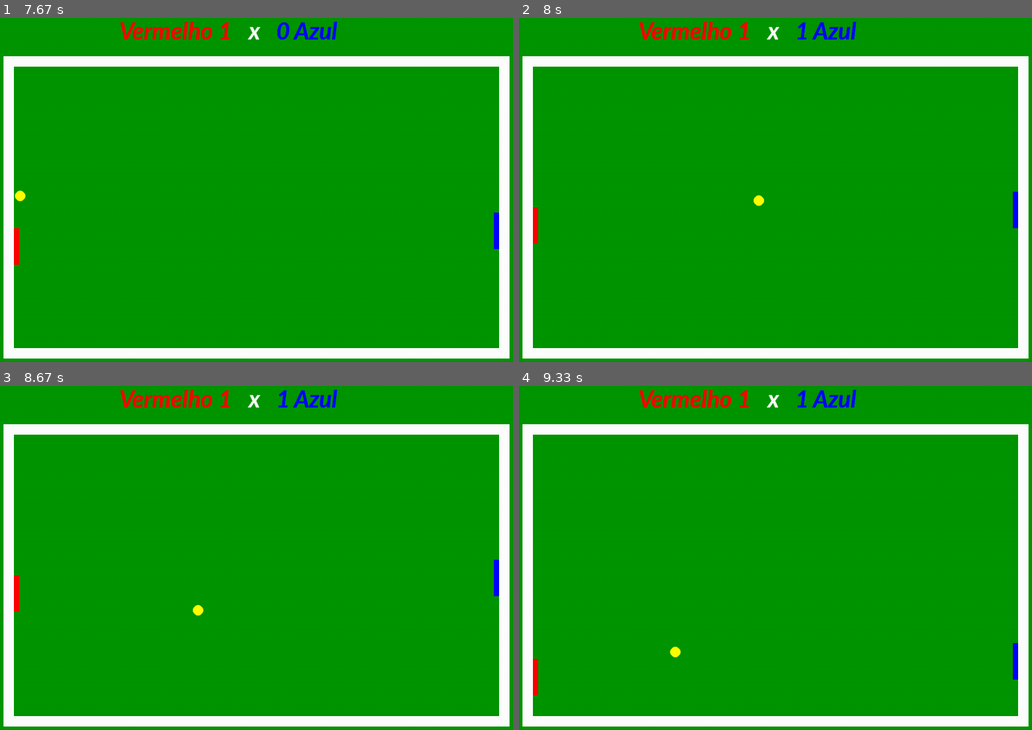
Above: before the commit, frames 1-4 (two rows, left to right).
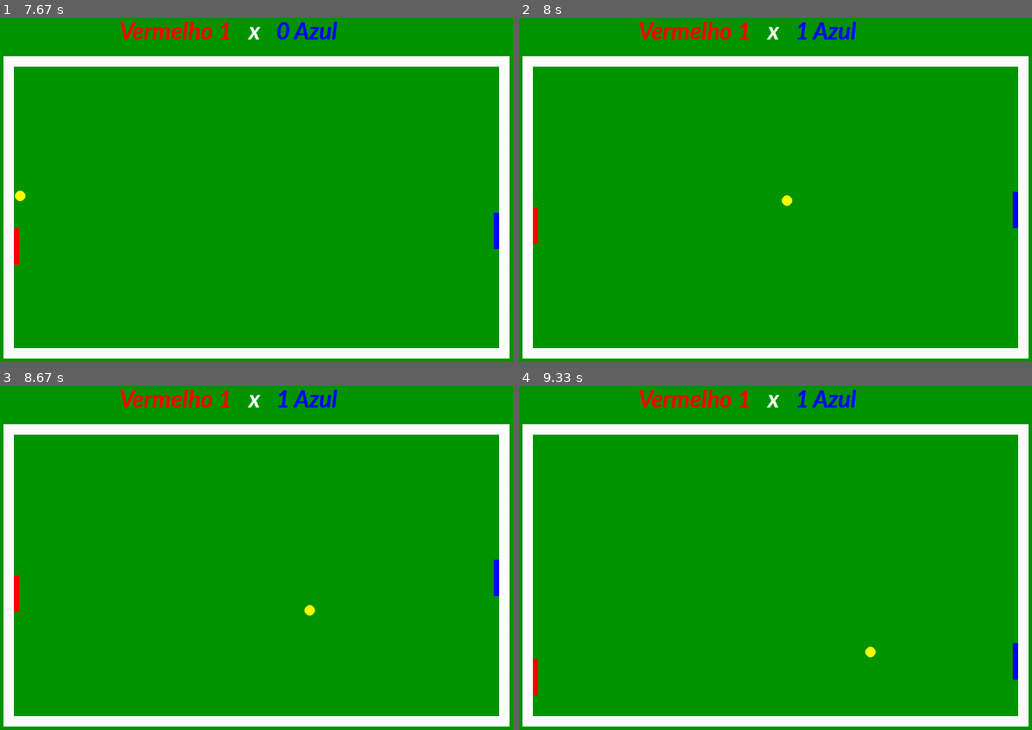
Above: after the commit, the same moments.

Repository: lucaslittig099/LP
Game: pygame game, started from jogo pygame/atv do jogo/main.py
The game is run twice, just before and just after one commit, with the same random seed, the same clock (stepped at 60 frames per second) and the same inputs.
Inputs:
- Up to frame 1 (7.67 s): hold Up 0.33-0.8 s; hold Down 0.83-1.13 s; hold S 0.83-1.13 s; hold Up 1.17-1.53 s; hold W 1.17-1.53 s; hold Down 1.57-1.93 s; hold S 1.57-1.93 s; hold Up 1.97-2.27 s; hold W 1.97-2.27 s; hold Down 2.3-2.6 s; hold S 2.3-2.6 s; hold Up 2.63-3 s; hold W 2.63-3 s; hold Down 3.03-3.4 s; hold S 3.03-3.4 s; hold Up 3.43-3.73 s; hold W 3.43-3.73 s; hold Down 3.77-4.07 s; hold S 3.77-4.07 s; hold Up 4.1-4.47 s; hold W 4.1-4.47 s; hold Down 4.5-4.87 s; hold S 4.5-4.87 s; hold Up 4.9-5.2 s; hold W 4.9-5.2 s; hold Down 5.23-5.53 s; hold S 5.23-5.53 s; hold Up 5.57-5.93 s; hold W 5.57-5.93 s; hold Down 5.97-6.33 s; hold S 5.97-6.33 s; hold Up 6.37-6.67 s; hold W 6.37-6.67 s; hold Down 6.7-7 s; hold S 6.7-7 s; hold Up 7.03-7.4 s; hold W 7.03-7.4 s; hold Down from 7.43 s (still down); hold S from 7.43 s (still down)
- Up to frame 2 (8 s): release Down at 7.8 s; release S at 7.8 s; hold Up from 7.83 s (still down); hold W from 7.83 s (still down)
- Up to frame 3 (8.67 s): release Up at 8.13 s; release W at 8.13 s; hold Down 8.17-8.47 s; hold S 8.17-8.47 s; hold Up from 8.5 s (still down); hold W from 8.5 s (still down)
- Up to frame 4 (9.33 s): release Up at 8.87 s; release W at 8.87 s; hold Down 8.9-9.27 s; hold S 8.9-9.27 s; hold Up from 9.3 s (still down); hold W from 9.3 s (still down)

Frame 1 is identical in both runs. In frame 2, 0.1% of the frame differs, in the area x 45-54%, y 51-55%; in frame 3, 0.1%; in frame 4, 0.1%.

Commit message:
terminei toda a física da bola

Diff:
--- a/jogo pygame/atv do jogo/main.py
+++ b/jogo pygame/atv do jogo/main.py
@@ -81,24 +81,40 @@
     bola_x += vel_bola_x
     bola_y += vel_bola_y
 
+    #Colisão com as bordas(teto e chão)
     if bola_y - bola_raio <= 120 or bola_y + bola_raio >= 660:
         vel_bola_y *= -1
 
+    #Criando os retângulos para checar colisão
     rect_bola = pygame.Rect(bola_x - bola_raio, bola_y - bola_raio, bola_raio * 2, bola_raio * 2)
     rect_vermelho = pygame.Rect(40, y1, 10, 70)
     rect_azul = pygame.Rect(960, y2, 10, 70)
 
+    #Checando colisão da bola com as raquetes
     if rect_bola.colliderect(rect_vermelho) or rect_bola.colliderect(rect_azul):
         vel_bola_x *= -1
 
-    if bola_x < 40:
+    #Verificando pontuação(passou das raquetes)
+    if bola_x < 40: # azul marca ponto
         pontos_azul += 1
-        bola_x, bola_y = larg / 2, alt / 2
+        bola_x, bola_y = larg / 2, alt / 2 #volta pro centro
+        vel_bola_x = 1 #reseta a velocidade e saca pra direita
 
-    elif bola_x > 960:
+        if vel_bola_y > 0: #reseta o y mantendo direção
+            vel_bola_y = 1
+        else:
+            vel_bola_y = -1
+
+    elif bola_x > 960: #vermelho marca ponto
         pontos_vermelho += 1
         bola_x, bola_y = larg / 2, alt / 2
-        vel_bola_x *= -1
+        vel_bola_x = -1 #reseta a velocidade e saca pra esquerda
+
+        if vel_bola_y > 0: #mesma coisa de antes
+            vel_bola_y = 1
+        else:
+            vel_bola_y = -1
+
 
     pygame.draw.rect(tela, (255, 0, 0), (40, y1, 10, 70))
     pygame.draw.rect(tela, (0, 0, 255), (960, y2, 10, 70))
